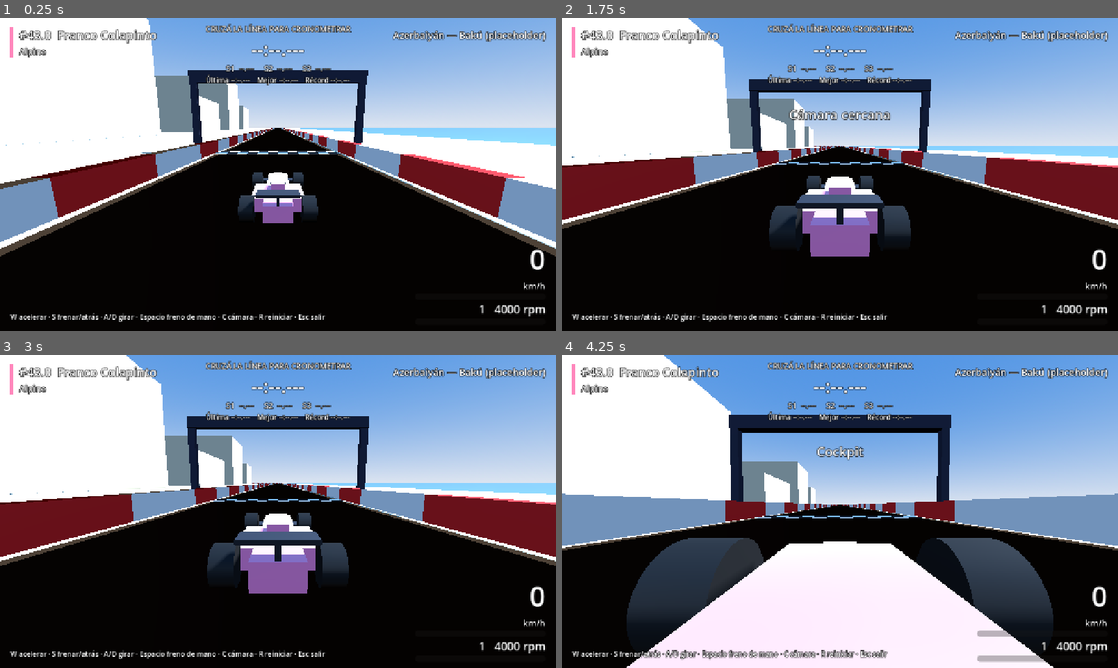
Above: before the commit, frames 1-4 (two rows, left to right).
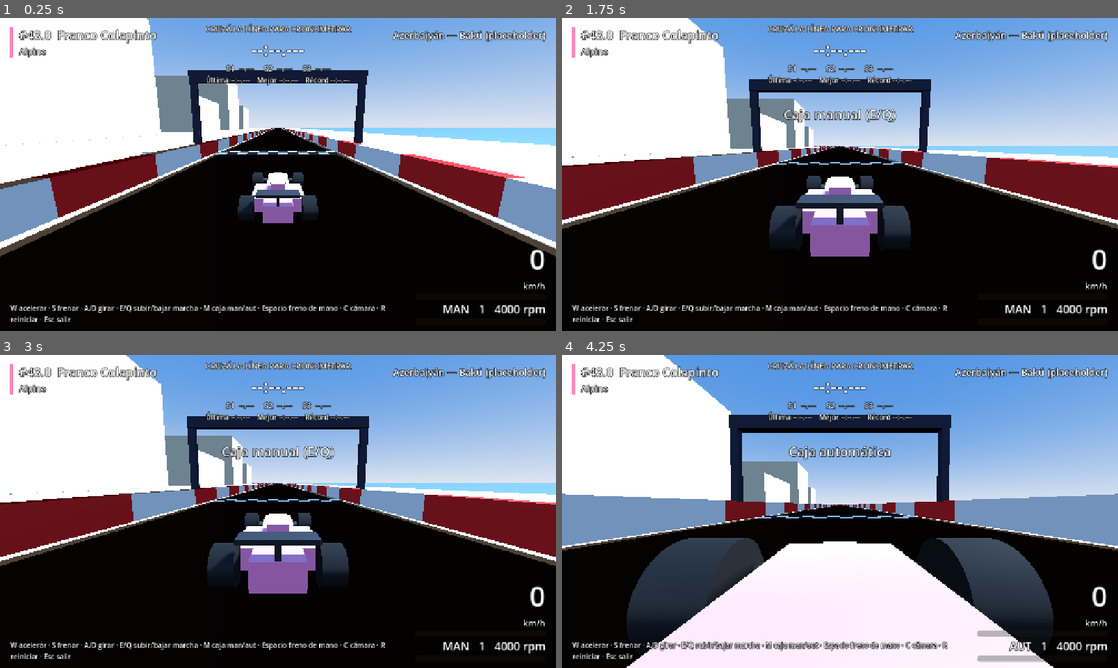
Above: after the commit, the same moments.

Repository: agustinhgimenez/GodotF126
Game: Godot game, scene res://scenes/main.tscn
Two runs of this game, one before a commit and one after it. Both use one fixed random seed, a clock stepped at 60 frames per second and the inputs below.
Inputs:
- Up to frame 1 (0.25 s): no input
- Up to frame 2 (1.75 s): tap Enter at 0.5 s; hold D (steer_right) 0.53-1.28 s; hold M (toggle_gearbox, bound only after the commit) 0.53-1.28 s; tap R (reset_car) at 1.25 s; hold Q (gear_down, bound only after the commit) from 1.28 s (still down); tap C (change_camera) at 1.35 s; tap M (toggle_gearbox, bound only after the commit) at 1.55 s
- Up to frame 3 (3 s): tap R (reset_car) at 2 s; release Q (gear_down, bound only after the commit) at 2.03 s; hold D (steer_right) 2.03-2.78 s; hold M (toggle_gearbox, bound only after the commit) 2.03-2.78 s; hold E (gear_up, bound only after the commit) from 2.78 s (still down); tap M (toggle_gearbox, bound only after the commit) at 2.85 s
- Up to frame 4 (4.25 s): tap R (reset_car) at 3.5 s; release E (gear_up, bound only after the commit) at 3.53 s; hold A (steer_left) from 3.53 s (still down); hold C (change_camera) from 3.53 s (still down); tap M (toggle_gearbox, bound only after the commit) at 3.8 s

The runs differ from the first frame. In frame 1, 1.4% of the frame differs, in the area x 1-85%, y 91-98%; in frame 2, 2.0%; in frame 3, 1.9%; in frame 4, 2.8%, in the area x 1-85%, y 29-98%.

Commit message:
Paso 4: caja manual secuencial con levas E/Q, N y R
- Gearbox secuencial R/N/1-8, modo manual o automático (M), modo por defecto en data/car.json.
- Corte de potencia de 0,08 s al cambiar y bloqueo de rebajes que pasarían el limitador.
- Reversa con relación propia, solo con el auto casi detenido; neutro con motor libre.
- Acciones gear_up, gear_down y toggle_gearbox en el input map y en DEFAULT_KEYS.
- HUD con modo MAN/AUT y avisos de cambio rechazado.
- Docs: Paso 4 marcado como hecho, Paso 5 como siguiente.

Co-authored-by: Cursor <cursoragent@cursor.com>

Diff:
--- a/GodotF126/data/car.json
+++ b/GodotF126/data/car.json
@@ -21,8 +21,11 @@
     ]
   },
   "gearbox": {
+    "default_mode": "manual",
     "gear_ratios": [9.43, 7.95, 6.70, 5.65, 4.76, 4.02, 3.39, 2.85],
+    "reverse_ratio": 9.0,
     "final_drive": 3.0,
+    "shift_time": 0.08,
     "efficiency": 0.9,
     "shift_up_rpm": 12000,
     "shift_down_rpm": 7000,
--- a/GodotF126/project.godot
+++ b/GodotF126/project.godot
@@ -67,6 +67,21 @@
 "events": [Object(InputEventKey,"resource_local_to_scene":false,"resource_name":"","device":-1,"window_id":0,"alt_press …(192 unchanged characters)…
 ]
 }
+gear_up={
+"deadzone": 0.5,
+"events": [Object(InputEventKey,"resource_local_to_scene":false,"resource_name":"","device":-1,"window_id":0,"alt_pressed":false,"shift_pressed":false,"ctrl_pressed":false,"meta_pressed":false,"pressed":false,"keycode":0,"physical_keycode":69,"key_label":0,"unicode":101,"location":0,"echo":false,"script":null)
+]
+}
+gear_down={
+"deadzone": 0.5,
+"events": [Object(InputEventKey,"resource_local_to_scene":false,"resource_name":"","device":-1,"window_id":0,"alt_pressed":false,"shift_pressed":false,"ctrl_pressed":false,"meta_pressed":false,"pressed":false,"keycode":0,"physical_keycode":81,"key_label":0,"unicode":113,"location":0,"echo":false,"script":null)
+]
+}
+toggle_gearbox={
+"deadzone": 0.5,
+"events": [Object(InputEventKey,"resource_local_to_scene":false,"resource_name":"","device":-1,"window_id":0,"alt_pressed":false,"shift_pressed":false,"ctrl_pressed":false,"meta_pressed":false,"pressed":false,"keycode":0,"physical_keycode":77,"key_label":0,"unicode":109,"location":0,"echo":false,"script":null)
+]
+}
 
 [rendering]
 
--- a/GodotF126/scripts/car/car_engine.gd
+++ b/GodotF126/scripts/car/car_engine.gd
@@ -51,10 +51,14 @@
 	_cut_timer = 0.0
 
 
-func update(wheel_rpm: float, throttle_input: float, clutch_can_slip: bool, delta: float) -> void:
+## En neutro el motor gira libre: el acelerador lo lleva del ralentí al limitador.
+func update(wheel_rpm: float, throttle_input: float, clutch_can_slip: bool, in_neutral: bool,
+		delta: float) -> void:
 	throttle = clampf(throttle_input, 0.0, 1.0)
 	var target := maxf(wheel_rpm, idle_rpm)
-	if clutch_can_slip and wheel_rpm < launch_rpm:
+	if in_neutral:
+		target = lerpf(idle_rpm, limiter_rpm, throttle)
+	elif clutch_can_slip and wheel_rpm < launch_rpm:
 		target = maxf(wheel_rpm, lerpf(idle_rpm, launch_rpm, throttle))
 	rpm = move_toward(rpm, minf(target, limiter_rpm), rpm_response * delta)
 
--- a/GodotF126/scripts/car/gearbox.gd
+++ b/GodotF126/scripts/car/gearbox.gd
@@ -1,20 +1,36 @@
 class_name Gearbox
 extends Node
-## Caja de cambios. En el Paso 3 es automática y simple, para que las RPM del motor
-## tengan sentido. El Paso 4 agrega modo manual con levas, N, R y corte al cambiar.
+## Caja de cambios secuencial de 8 marchas + N + R (Paso 4).
+## Manual: levas E (sube) / Q (baja). Automática: cambia sola según RPM.
+## Cada cambio corta la potencia shift_time segundos. Se niega un rebaje que
+## dejaría el motor por encima del limitador y la reversa con el auto en movimiento.
 
 signal gear_changed(gear: int)
+signal shift_denied(reason: String)
+signal mode_changed(manual: bool)
+
+const REVERSE := -1
+const NEUTRAL := 0
+const MAX_REVERSE_ENGAGE_SPEED := 1.0   ## m/s
 
 @export var gear_ratios: PackedFloat32Array = PackedFloat32Array([9.43, 7.95, 6.70, 5.65, 4.76, 4.02, 3.39, 2.85])
+@export var reverse_ratio: float = 9.0
 @export var final_drive: float = 3.0
 @export var efficiency: float = 0.9
+@export var shift_time: float = 0.08           ## segundos sin potencia en cada cambio
+@export var manual: bool = true
+@export_group("Automática")
 @export var shift_up_rpm: float = 12000.0
 @export var shift_down_rpm: float = 7000.0
 @export var min_shift_interval: float = 0.25   ## evita que la caja "dude" entre dos marchas
 
 var gear: int = 1
+## Los pone el auto en configure(); hacen falta para saber si un rebaje pasa de vueltas.
+var wheel_radius: float = 0.36
+var limiter_rpm: float = 12500.0
 
 var _since_shift: float = 0.0
+var _shift_timer: float = 0.0
 
 
 func configure(data: Dictionary) -> void:
@@ -24,44 +40,119 @@
 		for ratio in ratios:
 			parsed.append(float(ratio))
 		gear_ratios = parsed
+	reverse_ratio = float(data.get("reverse_ratio", reverse_ratio))
 	final_drive = float(data.get("final_drive", final_drive))
 	efficiency = float(data.get("efficiency", efficiency))
+	shift_time = float(data.get("shift_time", shift_time))
 	shift_up_rpm = float(data.get("shift_up_rpm", shift_up_rpm))
 	shift_down_rpm = float(data.get("shift_down_rpm", shift_down_rpm))
 	min_shift_interval = float(data.get("min_shift_interval", min_shift_interval))
+	manual = str(data.get("default_mode", "manual" if manual else "automatic")) == "manual"
 	reset()
 
 
 func reset() -> void:
 	_since_shift = 0.0
-	_set_gear(1)
+	_shift_timer = 0.0
+	if gear != 1:
+		gear = 1
+		gear_changed.emit(gear)
 
 
 func get_gear_count() -> int:
 	return gear_ratios.size()
 
 
-## Relación total (caja × diferencial) de una marcha; por defecto la actual.
-func get_total_ratio(for_gear: int = -1) -> float:
-	var g := gear if for_gear < 1 else for_gear
+## Relación total (caja × diferencial) de la marcha actual. 0 en neutro.
+func get_total_ratio() -> float:
+	return get_ratio_for(gear)
+
+
+func get_ratio_for(for_gear: int) -> float:
+	if for_gear == NEUTRAL:
+		return 0.0
+	if for_gear == REVERSE:
+		return reverse_ratio * final_drive
 	if gear_ratios.is_empty():
 		return final_drive
-	return gear_ratios[clampi(g, 1, gear_ratios.size()) - 1] * final_drive
+	return gear_ratios[clampi(for_gear, 1, gear_ratios.size()) - 1] * final_drive
 
 
-func update_automatic(engine_rpm: float, delta: float) -> void:
+## RPM que tendría el motor en esa marcha a esa velocidad.
+func rpm_at_speed(for_gear: int, speed: float) -> float:
+	return absf(speed) / wheel_radius * get_ratio_for(for_gear) * 60.0 / TAU
+
+
+## 1 adelante, -1 en reversa, 0 en neutro.
+func get_direction() -> int:
+	return signi(gear)
+
+
+func get_gear_label() -> String:
+	if gear == REVERSE:
+		return "R"
+	if gear == NEUTRAL:
+		return "N"
+	return str(gear)
+
+
+func is_shifting() -> bool:
+	return _shift_timer > 0.0
+
+
+func shift_up(speed: float) -> void:
+	if not manual or gear >= get_gear_count():
+		return
+	_try_shift(gear + 1, speed)
+
+
+func shift_down(speed: float) -> void:
+	if not manual or gear <= REVERSE:
+		return
+	_try_shift(gear - 1, speed)
+
+
+func toggle_mode() -> void:
+	manual = not manual
+	if not manual and gear == NEUTRAL:
+		_set_gear(1)
+	mode_changed.emit(manual)
+
+
+## Para la automática: el auto decide cuándo pasar entre 1 y R.
+func select_gear(new_gear: int) -> void:
+	_set_gear(clampi(new_gear, REVERSE, get_gear_count()))
+
+
+func update(engine_rpm: float, delta: float) -> void:
+	_shift_timer = maxf(_shift_timer - delta, 0.0)
 	_since_shift += delta
-	if _since_shift < min_shift_interval:
+	if manual or _since_shift < min_shift_interval:
 		return
-	if engine_rpm >= shift_up_rpm and gear < get_gear_count():
-		_set_gear(gear + 1)
-	elif engine_rpm <= shift_down_rpm and gear > 1:
-		_set_gear(gear - 1)
+	if gear == NEUTRAL:
+		_set_gear(1)
+	elif gear >= 1:
+		if engine_rpm >= shift_up_rpm and gear < get_gear_count():
+			_set_gear(gear + 1)
+		elif engine_rpm <= shift_down_rpm and gear > 1:
+			_set_gear(gear - 1)
+
+
+func _try_shift(target: int, speed: float) -> void:
+	if target == REVERSE and absf(speed) > MAX_REVERSE_ENGAGE_SPEED:
+		shift_denied.emit("Detené el auto para poner reversa")
+		return
+	if target >= 1 and rpm_at_speed(target, speed) > limiter_rpm:
+		shift_denied.emit("Rebaje bloqueado: pasaría de vueltas")
+		return
+	_set_gear(target)
 
 
 func _set_gear(new_gear: int) -> void:
 	_since_shift = 0.0
 	if new_gear == gear:
 		return
+	if new_gear != NEUTRAL:
+		_shift_timer = shift_time
 	gear = new_gear
 	gear_changed.emit(gear)
--- a/GodotF126/scripts/car_controller.gd
+++ b/GodotF126/scripts/car_controller.gd
@@ -1,9 +1,10 @@
 class_name CarController
 extends CharacterBody3D
-## Física arcade del monoplaza (Paso 1) con motor y caja como componentes (Paso 3).
+## Física arcade del monoplaza (Paso 1) con motor y caja como componentes (Pasos 3 y 4).
 ## El auto avanza sobre su eje -Z. La velocidad "de motor" (forward_speed) se
 ## separa de la velocidad real para poder simular agarre y derrape.
-## La aceleración hacia adelante sale del torque del motor × relación de la marcha.
+## El acelerador empuja según la marcha: adelante en 1–8, atrás en R, nada en N.
+## En caja automática S con el auto quieto pone R, como en el manejo arcade original.
 
 signal was_reset
 signal camera_changed(mode_name: String)
@@ -23,7 +24,7 @@
 @export var traction_limit: float = 16.0       ## m/s² máximos que el agarre deja acelerar
 @export var aero_drag: float = 0.0012          ## desaceleración = aero_drag × v²
 @export var brake_deceleration: float = 38.0
-@export var reverse_acceleration: float = 8.0
+@export var reverse_acceleration: float = 8.0  ## m/s² máximos en reversa
 @export var rolling_drag: float = 3.0
 
 @export_group("Dirección")
@@ -61,6 +62,8 @@
 	_camera_pivot.top_level = true
 	_apply_camera_mode()
 	_snap_camera()
+	gearbox.wheel_radius = wheel_radius
+	gearbox.limiter_rpm = engine.limiter_rpm
 	max_speed = get_top_speed()
 
 
@@ -76,12 +79,22 @@
 	var gearbox_data = data.get("gearbox", {})
 	if gearbox_data is Dictionary:
 		gearbox.configure(gearbox_data)
+	gearbox.wheel_radius = wheel_radius
+	gearbox.limiter_rpm = engine.limiter_rpm
 	max_speed = get_top_speed()
 
 
 func _unhandled_input(event: InputEvent) -> void:
 	if event.is_action_pressed("change_camera"):
 		cycle_camera()
+	if not controls_enabled:
+		return
+	if event.is_action_pressed("gear_up"):
+		gearbox.shift_up(forward_speed)
+	elif event.is_action_pressed("gear_down"):
+		gearbox.shift_down(forward_speed)
+	elif event.is_action_pressed("toggle_gearbox"):
+		gearbox.toggle_mode()
 
 
 func cycle_camera() -> void:
@@ -117,8 +130,9 @@
 		steer_input = Input.get_axis("steer_right", "steer_left")
 		handbrake = Input.is_action_pressed("handbrake")
 
-	_update_powertrain(throttle, delta)
-	_update_speed(throttle, brake, handbrake, delta)
+	var pedals := _map_pedals(throttle, brake)
+	_update_powertrain(pedals.x, delta)
+	_update_speed(pedals.x, pedals.y, handbrake, delta)
 	_update_steering(steer_input, handbrake, delta)
 	_apply_velocity(handbrake, delta)
 	move_and_slide()
@@ -129,26 +143,39 @@
 		reset_to_spawn()
 
 
+## Devuelve (acelerador, freno) ya interpretados según la caja.
+## En automática, S con el auto quieto pone R y pasa a ser el acelerador; W vuelve a 1ª.
+func _map_pedals(throttle: float, brake: float) -> Vector2:
+	if gearbox.manual:
+		return Vector2(throttle, brake)
+	if gearbox.gear >= 1 and brake > 0.0 and throttle == 0.0 and forward_speed <= 0.5:
+		gearbox.select_gear(Gearbox.REVERSE)
+	elif gearbox.gear == Gearbox.REVERSE and throttle > 0.0 and brake == 0.0 and forward_speed >= -0.5:
+		gearbox.select_gear(1)
+	if gearbox.gear == Gearbox.REVERSE:
+		return Vector2(brake, throttle)
+	return Vector2(throttle, brake)
+
+
 func _update_powertrain(throttle: float, delta: float) -> void:
-	var engine_throttle := throttle if forward_speed >= 0.0 else 0.0
-	engine.update(_wheel_rpm(), engine_throttle, gearbox.gear == 1, delta)
-	gearbox.update_automatic(engine.rpm, delta)
+	var gear := gearbox.gear
+	engine.update(_wheel_rpm(), throttle, absi(gear) == 1, gear == Gearbox.NEUTRAL, delta)
+	gearbox.update(engine.rpm, delta)
 
 
 func _update_speed(throttle: float, brake: float, handbrake: bool, delta: float) -> void:
-	if throttle > 0.0:
-		if forward_speed < 0.0:
+	var direction := float(gearbox.get_direction())
+	if brake > 0.0:
+		forward_speed = move_toward(forward_speed, 0.0, brake_deceleration * brake * delta)
+	if throttle > 0.0 and direction != 0.0:
+		if forward_speed * direction < -0.1:
+			# Rodando para el lado contrario a la marcha: el acelerador frena (arcade).
 			forward_speed = move_toward(forward_speed, 0.0, brake_deceleration * throttle * delta)
 		else:
-			forward_speed += _drive_acceleration() * delta
-	elif brake > 0.0:
-		if forward_speed > 0.5:
-			forward_speed = move_toward(forward_speed, 0.0, brake_deceleration * brake * delta)
-		else:
-			forward_speed -= reverse_acceleration * brake * delta
-	else:
+			forward_speed += direction * _drive_acceleration() * delta
+	elif brake == 0.0:
 		var coast_decel := rolling_drag
-		if forward_speed > 0.0:
+		if direction != 0.0 and forward_speed * direction > 0.0:
 			coast_decel += engine.get_engine_brake_accel()
 		forward_speed = move_toward(forward_speed, 0.0, coast_decel * delta)
 
@@ -214,9 +241,12 @@
 
 
 func _drive_acceleration() -> float:
+	if gearbox.is_shifting():
+		return 0.0
 	var wheel_torque := engine.get_output_torque() * gearbox.get_total_ratio() * gearbox.efficiency
 	var force := wheel_torque / wheel_radius
-	return minf(force / mass_kg, traction_limit)
+	var limit := traction_limit if gearbox.gear >= 1 else reverse_acceleration
+	return minf(force / mass_kg, limit)
 
 
 func _flat_forward() -> Vector3:
@@ -242,7 +272,7 @@
 
 ## Velocidad (m/s) con el motor en el limitador en la última marcha.
 func get_top_speed() -> float:
-	var top_ratio := gearbox.get_total_ratio(gearbox.get_gear_count())
+	var top_ratio := gearbox.get_ratio_for(gearbox.get_gear_count())
 	return engine.limiter_rpm * TAU / 60.0 / top_ratio * wheel_radius
 
 
@@ -251,9 +281,7 @@
 
 
 func get_gear_label() -> String:
-	if forward_speed < -0.5:
-		return "R"
-	return str(gearbox.gear)
+	return gearbox.get_gear_label()
 
 
 ## Ángulo entre hacia dónde apunta el auto y hacia dónde se mueve (derrape).
--- a/GodotF126/scripts/hud.gd
+++ b/GodotF126/scripts/hud.gd
@@ -42,6 +42,8 @@
 	_rpm_bar.min_value = car.engine.idle_rpm
 	_rpm_bar.max_value = car.engine.limiter_rpm
 	car.camera_changed.connect(func(mode_name: String) -> void: show_message(mode_name, 1.2))
+	car.gearbox.shift_denied.connect(func(reason: String) -> void: show_message(reason, 1.2, COLOR_SLOWER))
+	car.gearbox.mode_changed.connect(_on_gearbox_mode_changed)
 
 
 func bind_lap_timer(timer: LapTimer) -> void:
@@ -81,7 +83,8 @@
 		_speed_label.text = "%d" % roundi(kmh)
 		_speed_bar.value = kmh
 		var rpm := _car.get_rpm()
-		_gear_label.text = "%s   %d rpm" % [_car.get_gear_label(), roundi(rpm)]
+		var mode := "MAN" if _car.gearbox.manual else "AUT"
+		_gear_label.text = "%s   %s   %d rpm" % [mode, _car.get_gear_label(), roundi(rpm)]
 		_rpm_bar.value = rpm
 		var high := _car.engine.get_rpm_ratio() >= RPM_HIGH_RATIO
 		_rpm_fill.bg_color = COLOR_RPM_HIGH if high else COLOR_RPM_LOW
@@ -96,6 +99,10 @@
 			_lap_label.text = "VUELTA %d" % _timer.lap
 			_time_label.text = LapTimer.format_time(_timer.current_time)
 			_set_color(_time_label, COLOR_NEUTRAL)
+
+
+func _on_gearbox_mode_changed(manual: bool) -> void:
+	show_message("Caja manual (E/Q)" if manual else "Caja automática", 1.5)
 
 
 func _on_lap_started(lap: int) -> void:
@@ -240,8 +247,9 @@
 
 	# Abajo a la izquierda: controles.
 	var hint := _make_label(16, HORIZONTAL_ALIGNMENT_LEFT,
-		"W acelerar · S frenar/atrás · A/D girar · Espacio freno de mano · C cámara · R reiniciar · Esc salir")
-	_place(hint, Vector4(0, 1, 0, 1), Vector4(24, -44, 920, -20))
+		"W acelerar · S frenar · A/D girar · E/Q subir/bajar marcha · M caja man/aut · Espacio freno de mano · C cámara · R reiniciar · Esc salir")
+	hint.autowrap_mode = TextServer.AUTOWRAP_WORD_SMART
+	_place(hint, Vector4(0, 1, 0, 1), Vector4(24, -64, 900, -20))
 	root.add_child(hint)
 
 
--- a/GodotF126/scripts/main.gd
+++ b/GodotF126/scripts/main.gd
@@ -15,6 +15,9 @@
 	"handbrake": [KEY_SPACE],
 	"reset_car": [KEY_R],
 	"change_camera": [KEY_C],
+	"gear_up": [KEY_E],
+	"gear_down": [KEY_Q],
+	"toggle_gearbox": [KEY_M],
 }
 
 const FALLBACK_DRIVER := {"id": "colapinto", "name": "Franco Colapinto", "number": 43, "country": "AR"}
Not shown, changed: GodotF126/README.md
Not shown, changed: GodotF126/ROADMAP.md
Not shown, changed: PARA-EL-AGENTE-LOCAL.md
Not shown, changed: README.md
